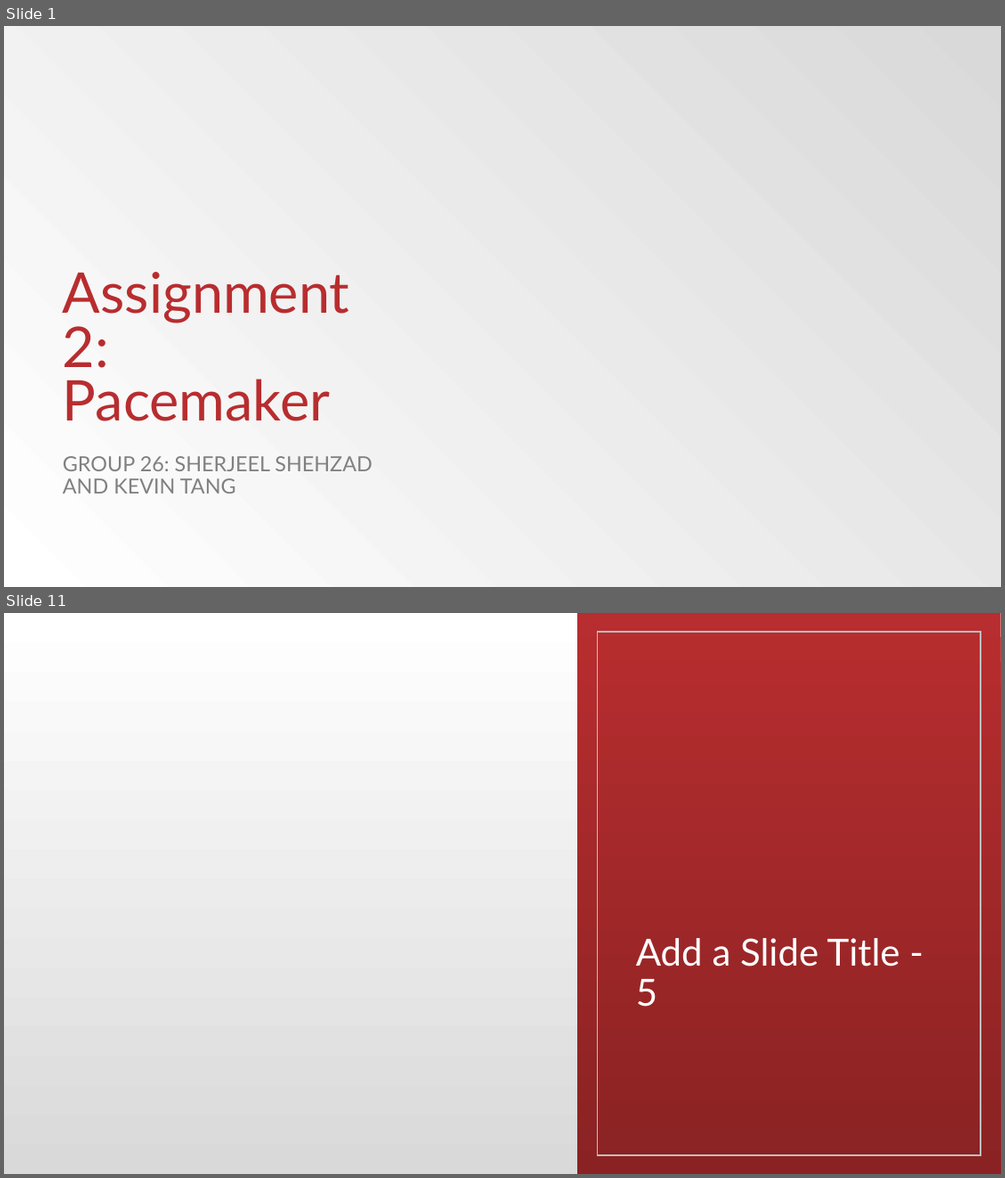
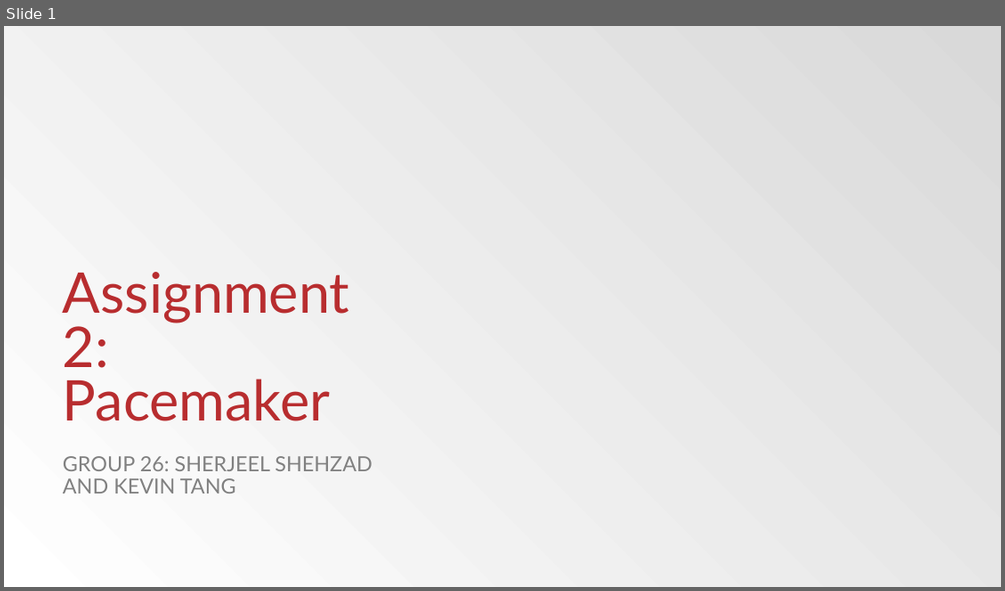
Before and after one commit to sherjeelshehzad/pacemaker, a slide deck: Assignment 2.pptx. Shown one above the other, each under a label of ours: slides 1 and 11 before the commit, slide 1 after it; the slides between them are not shown. The pictures are 1005x1178 and 1005x591 pixels, drawn with LibreOffice and Linux fonts; fonts in the diff are those of the drawing; background and template pictures are left out. Boxes give left, top, right and bottom in pixels: in the first picture for what was removed or moved away, otherwise in the second. Text is boxed around its words. In the diff, an @@ line names an element or a change of style, - is before the commit and + after.

```diff
--- a/Assignment 2.pptx
+++ b/Assignment 2.pptx
@@ slide 11 removed at <box>4,613,1001,1174</box>, background gradient #D9D9D9 to #FFFFFF @@
@@ rectangle removed at <box>577,613,1000,1174</box> @@
@@ rectangle removed at <box>597,632,979,1155</box> @@
@@ title removed at <box>636,938,900,1006</box> @@
-Add a Slide Title - 5
```
Also in this commit, not shown: 1 slide changed, 7 slides added, 8 other slides removed.
